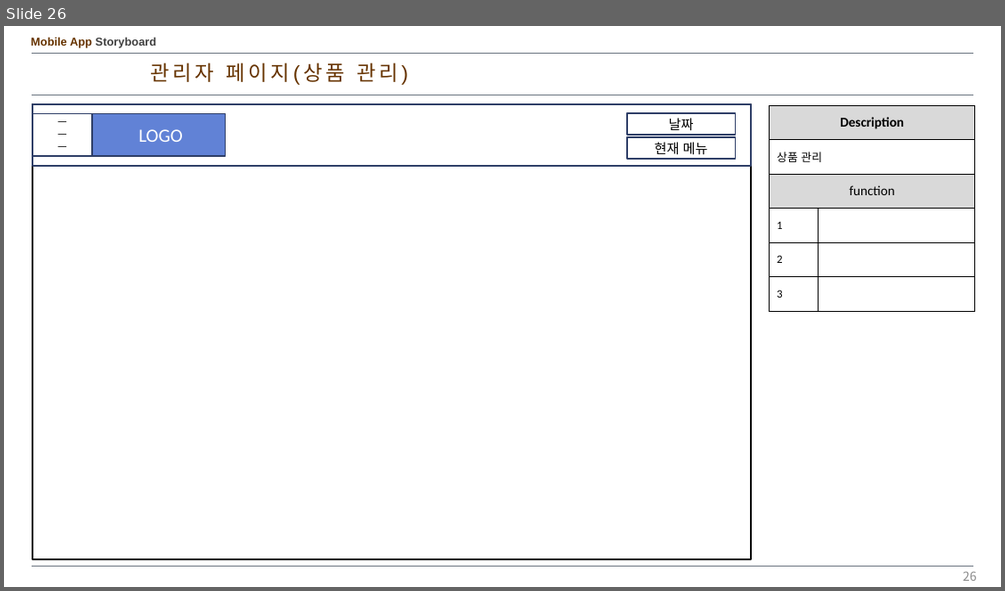
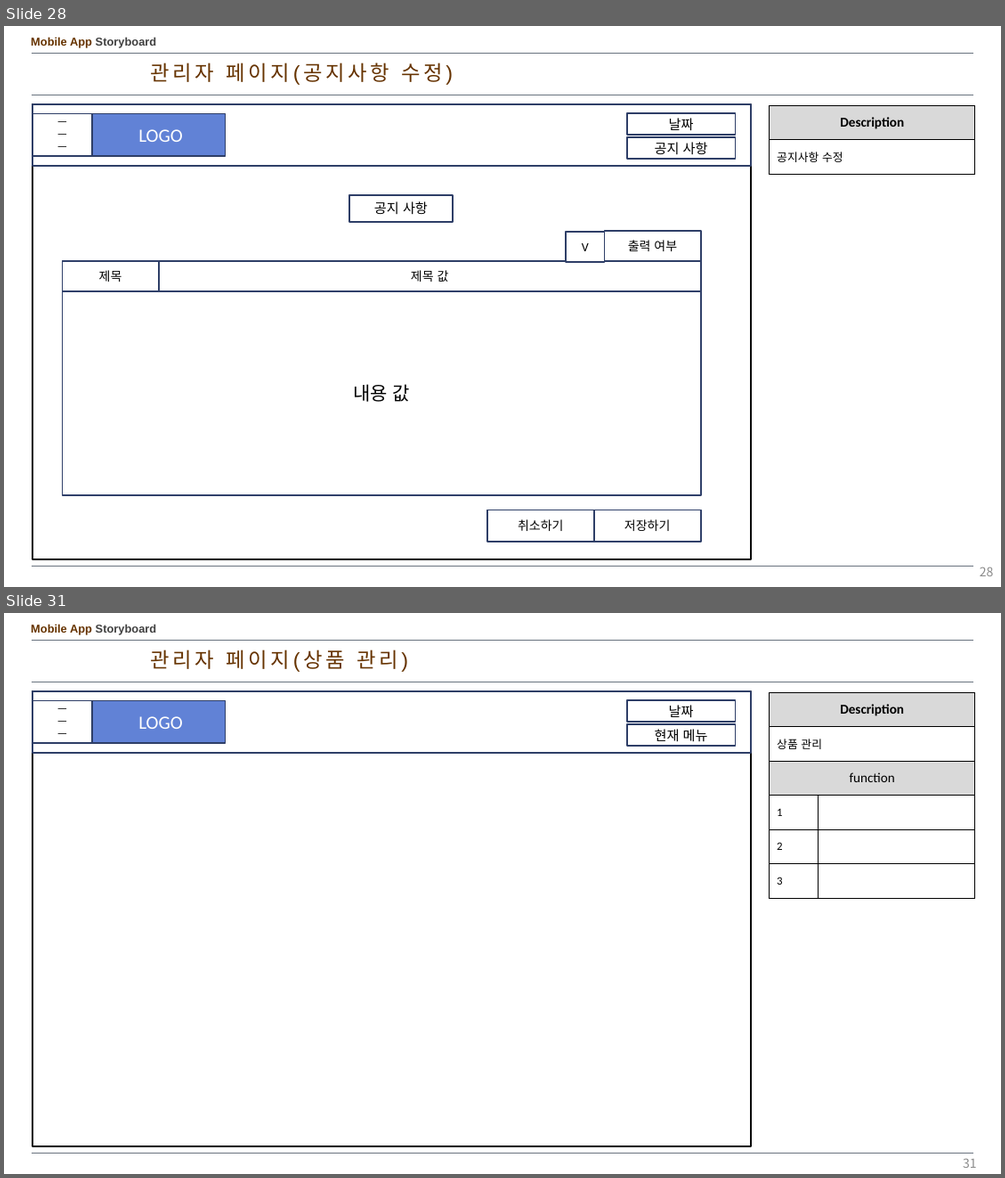
Before and after one commit to kangheechoul/document, a slide deck: 프레젠테이션 1.pptx. Shown one above the other, each under a label of ours: slide 26 before the commit, slides 28 and 31 after it; the slides between them are not shown. The pictures are 1005x591 and 1005x1178 pixels, drawn with LibreOffice and Linux fonts; fonts in the diff are those of the drawing. Boxes give left, top, right and bottom in pixels: in the first picture for what was removed or moved away, otherwise in the second. Text is boxed around its words. In the diff, an @@ line names an element or a change of style, - is before the commit and + after.

Commit message:
관리자 문의 답변

```diff
--- a/프레젠테이션 1.pptx
+++ b/프레젠테이션 1.pptx
@@ slide 28 added at [4, 26, 1001, 587], background #FFFFFF; not listed: 4 template elements that a slide beside it also shows @@
@@ text added at [151, 62, 442, 82], 20 pt, text #663300 @@
+관리자 페이지(공지사항 수정)
@@ rectangle added at [32, 104, 751, 560], fill #FFFFFF, outline #000000 1.5 pt @@
@@ rectangle added at [32, 104, 751, 166], fill #FFFFFF, outline #2E3E67 1.5 pt @@
@@ table added at [769, 105, 975, 174], 2 rows, 2 columns @@
+Description | 
+공지사항 수정 | 
@@ rectangle added at [32, 113, 91, 156], fill #FFFFFF, outline #2E3E67 1.5 pt, 10 pt, text #000000 @@
+ㅡ
+ㅡ
+ㅡ
@@ rectangle added at [92, 113, 226, 156], fill #6182D6, outline #2E3E67 1.5 pt, 18 pt, text #FFFFFF @@
+LOGO
@@ rectangle added at [627, 113, 736, 135], fill #FFFFFF, outline #2E3E67 1.5 pt, 13 pt, text #000000 @@
+날짜
@@ rectangle added at [627, 137, 736, 159], fill #FFFFFF, outline #2E3E67 1.5 pt, 13 pt, text #000000 @@
+공지 사항
@@ rectangle added at [349, 195, 453, 222], fill #FFFFFF, outline #2E3E67 1.5 pt, 13 pt, text #000000 @@
+공지 사항
@@ rectangle added at [566, 232, 605, 262], fill #FFFFFF, outline #2E3E67 1.5 pt, 12 pt, text #000000 @@
+V
@@ rectangle added at [605, 231, 701, 261], fill #FFFFFF, outline #2E3E67 1.5 pt, 12 pt, text #000000 @@
+출력 여부
@@ rectangle added at [63, 262, 159, 291], fill #FFFFFF, outline #30416A 1.5 pt, 12 pt, text #000000 @@
+제목
@@ rectangle added at [159, 262, 701, 291], fill #FFFFFF, outline #2E3E67 1.5 pt, 12 pt, text #000000 @@
+제목 값
@@ rectangle added at [63, 291, 701, 495], fill #FFFFFF, outline #30416A 1.5 pt, 18 pt, text #000000 @@
+내용 값
@@ rectangle added at [487, 510, 594, 541], fill #FFFFFF, outline #2E3E67 1.5 pt, 12 pt, text #000000 @@
+취소하기
@@ rectangle added at [594, 510, 701, 541], fill #FFFFFF, outline #30416A 1.5 pt, 12 pt, text #000000 @@
+저장하기
@@ page number added at [979, 566, 994, 576], 12 pt, text #8C8C8C @@
+28
@@ what was slide 26 is now slide 31 @@
@@ page number at [963, 1158, 977, 1167]: text changed @@
-26
+31
```
Also in this commit, not shown: 9 slides changed, 4 other slides added.
